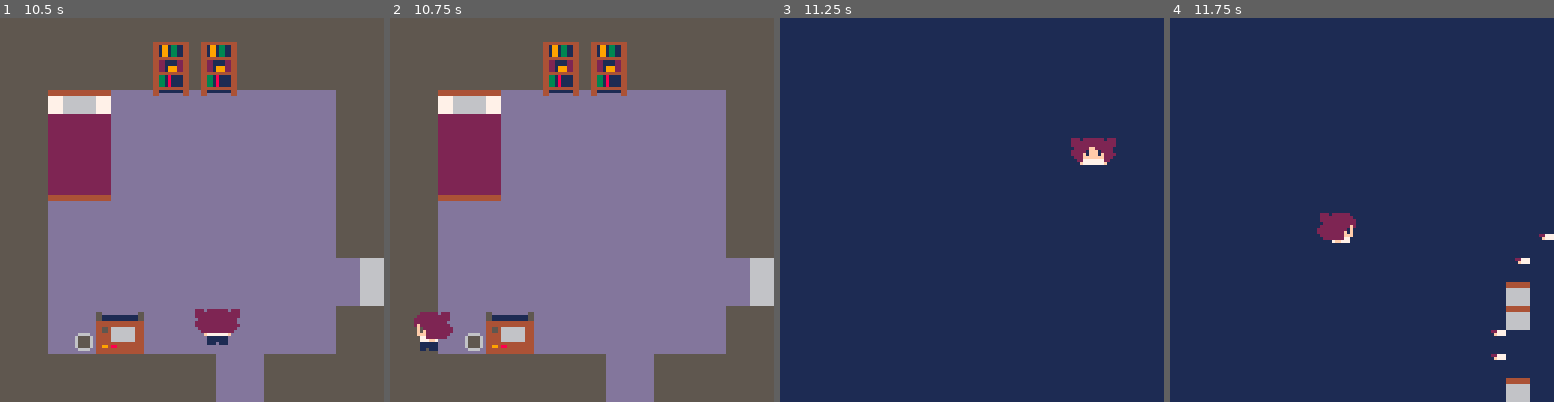
Above: before the commit, frames 1-4 (left to right).
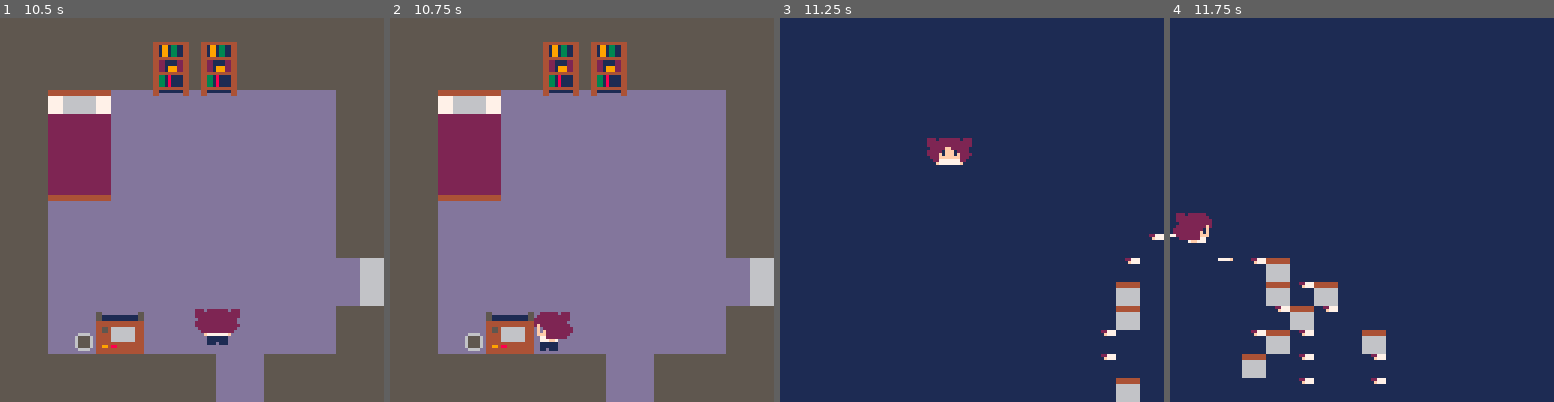
Above: after the commit, the same moments.

Repository: unyielding-snow/Texas-Game-Jam-2026
Game: PICO-8 cartridge floor.p8
The game is run twice, just before and just after one commit, with the same random seed, the same clock (stepped at 60 frames per second) and the same inputs.
Inputs:
- Up to frame 1 (10.5 s): hold Left 1.97-2.37 s; hold Down 2.42-2.82 s; hold Right 2.87-3.53 s; hold Up 3.58-4.08 s; hold Right 4.13-4.53 s; hold Down 4.58-5.08 s; hold Left 5.13-5.8 s; hold Up 5.85-6.18 s; hold Left 6.23-6.63 s; hold Down 6.68-7.08 s; hold Right 7.13-7.8 s; hold Up 7.85-8.35 s; hold Right 8.4-8.8 s; hold Down 8.85-9.35 s; hold Left 9.4-10.07 s; hold Up 10.12-10.45 s
- Up to frame 2 (10.75 s): hold Left from 10.5 s (still down)
- Up to frame 3 (11.25 s): release Left at 10.9 s; hold Down from 10.95 s (still down)
- Up to frame 4 (11.75 s): release Down at 11.35 s; hold Right from 11.4 s (still down)

Frame 1 is identical in both runs. In frame 2, 1.5% of the frame differs, in the area x 6-48%, y 76-87%; in frame 3, 2.8%; in frame 4, 6.0%, in the area x 0-100%, y 50-100%.

Commit message:
fixed hit

Diff:
--- a/floor.p8
+++ b/floor.p8
@@ -64,12 +64,12 @@
   end
 
 
-  --if not hit(x,y, 16, 16) then
-    --player.x = x
-    --player.y = y
-  --end
- 	player.x = x
-  player.y = y
+  if not hit(x*8,y*8, 16, 16) then
+    player.x = x
+    player.y = y
+  end
+ 	---player.x = x
+  ---player.y = y
 
   if not player.moving then
     player.sprite = 0
